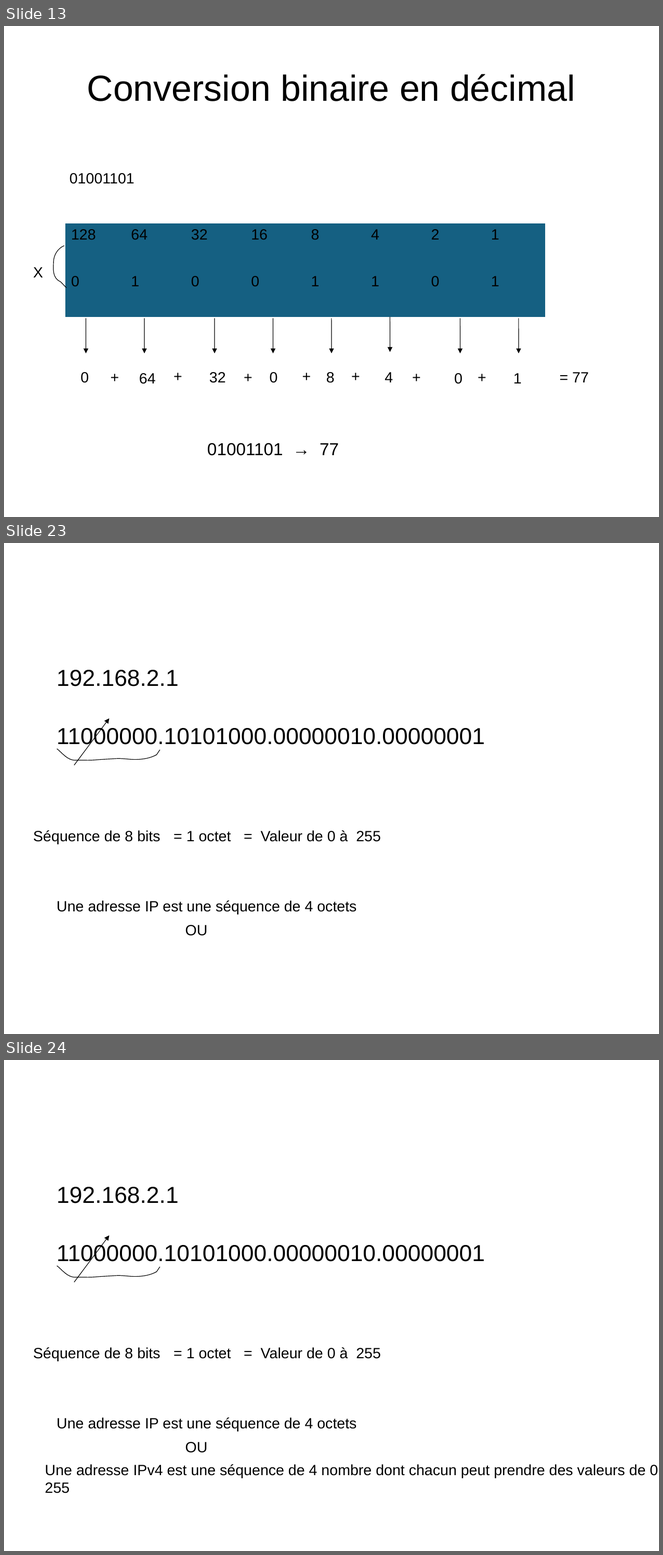
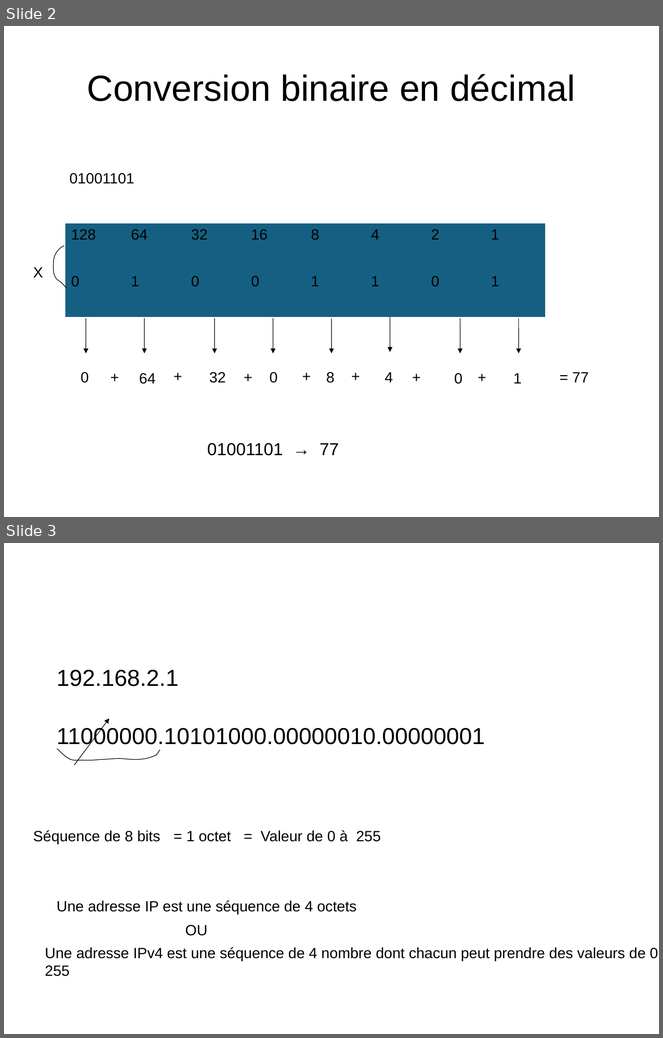
Before and after one commit to jbs-sti/jbs-sti.github.io, a slide deck: bts1/reseaux/02-adressage-ip/cours-adresse-ipv4-masque/fichiers/cours-adresse-ipv4-masque.pptx. Shown one above the other, each under a label of ours: slides 13, 23 and 24 before the commit, slides 2 and 3 after it; the slides between them are not shown. The pictures are 663x1555 and 663x1038 pixels, drawn with LibreOffice and Linux fonts; fonts in the diff are those of the drawing; background and template pictures are left out. Boxes give left, top, right and bottom in pixels: in the first picture for what was removed or moved away, otherwise in the second. Text is boxed around its words. In the diff, an @@ line names an element or a change of style, - is before the commit and + after.

```diff
--- a/bts1/reseaux/02-adressage-ip/cours-adresse-ipv4-masque/fichiers/cours-adresse-ipv4-masque.pptx
+++ b/bts1/reseaux/02-adressage-ip/cours-adresse-ipv4-masque/fichiers/cours-adresse-ipv4-masque.pptx
@@ slide 23 removed at [4, 543, 659, 1034], background picture (left out) @@
@@ text removed at [57, 670, 179, 687] @@
-192.168.2.1
@@ freeform shape removed at [55, 700, 161, 802] @@
@@ text removed at [57, 726, 485, 749] @@
-11000000.10101000.00000010.00000001
@@ freeform shape removed at [74, 718, 109, 766] @@
@@ text removed at [33, 831, 160, 844] @@
-Séquence de 8 bits
@@ text removed at [187, 831, 231, 842] @@
-= 1 octet
@@ text removed at [261, 831, 381, 842] @@
-= Valeur de 0 à 255
@@ text removed at [57, 901, 357, 914] @@
-Une adresse IP est une séquence de 4 octets
@@ text removed at [185, 925, 208, 936] @@
-OU
@@ what was slide 13 is now slide 2 @@
@@ what was slide 24 is now slide 3 @@
```
Also in this commit, not shown: 71 other slides removed, 2 other files.
